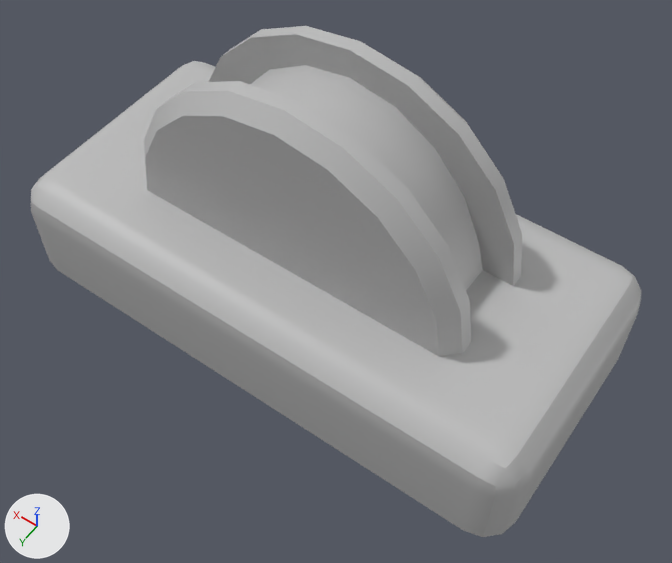
A saved change to the FBX model GDL_AI_Jam/Assets/Meshes/lever_floor.fbx.
One viewpoint serves both versions: a camera (50 mm lens) standing at (-0.00385, 0.00516, 0.00841) and looking at (-0.00049, 0.00045, 0.001). The lights are fixed; the arrows at lower left show +X, +Y and +Z. Where no turn or scale is listed for an object, it has been applied to the vertices.

The older version as bpy lines, for what is in view:
```python
me_mesh = bpy.data.meshes.new('Mesh')
me_mesh.from_pydata(...)  # 154 vertices, 148 faces; spans x -0.00311..0.00311, y -0.00151..0.00151, z -0.00008..0.0031
me_mesh.materials.append(mat_lambert1)  # grey #bcbcbc
ob_lever_floor = bpy.data.objects.new('lever_floor', me_mesh)
ob_lever_floor.location = (0.0, 0.0, 0.0)
```
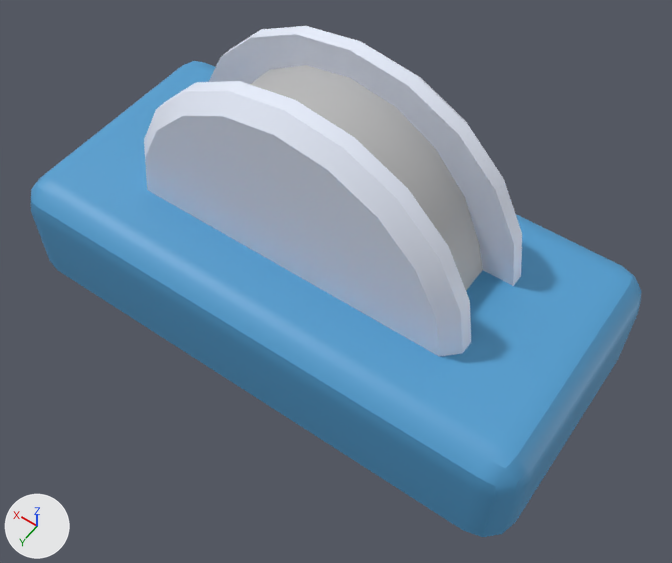
Location of each change, (x1, y1, x2, y2) in pixels of the pictures (672 x 563 px):
part 1 of me_mesh, recoloured (grey to white): (144, 26, 522, 357) in both
part 2 of me_mesh, recoloured (grey to blue): (31, 61, 641, 537) in both

The change, as a list of edits to the scene's bpy script:
```text
Add mat_white:
    mat_white = principled_material('white')
    mat_white.base_color = (0.824, 0.874, 1.0)  # white #eaf0ff
Add mat_blue:
    mat_blue = principled_material('blue')
    mat_blue.base_color = (0.0823, 0.342, 0.631)  # blue #519ed0
Change me_mesh:
    where me_mesh.from_pydata(...)  # 154 vertices, 148 faces; spans x -0.00311..0.00311, y -0.00151..0.00151, z -0.00008..0.0031
    used by ob_lever_floor; location = (0.0, 0.0, 0.0)
    me_mesh part 1: 80 of the faces centred in x -0.00196..0.00194, y -0.00075..0.0007, z 0.00129..0.00305 switch from mat_lambert1 (grey #bcbcbc) to mat_white (white #eaf0ff)
    me_mesh part 2: all 58 faces centred in x -0.00311..0.00311, y -0.00151..0.00151, z -0.00008..0.00114 switch from mat_lambert1 (grey #bcbcbc) to mat_blue (blue #519ed0)
```
